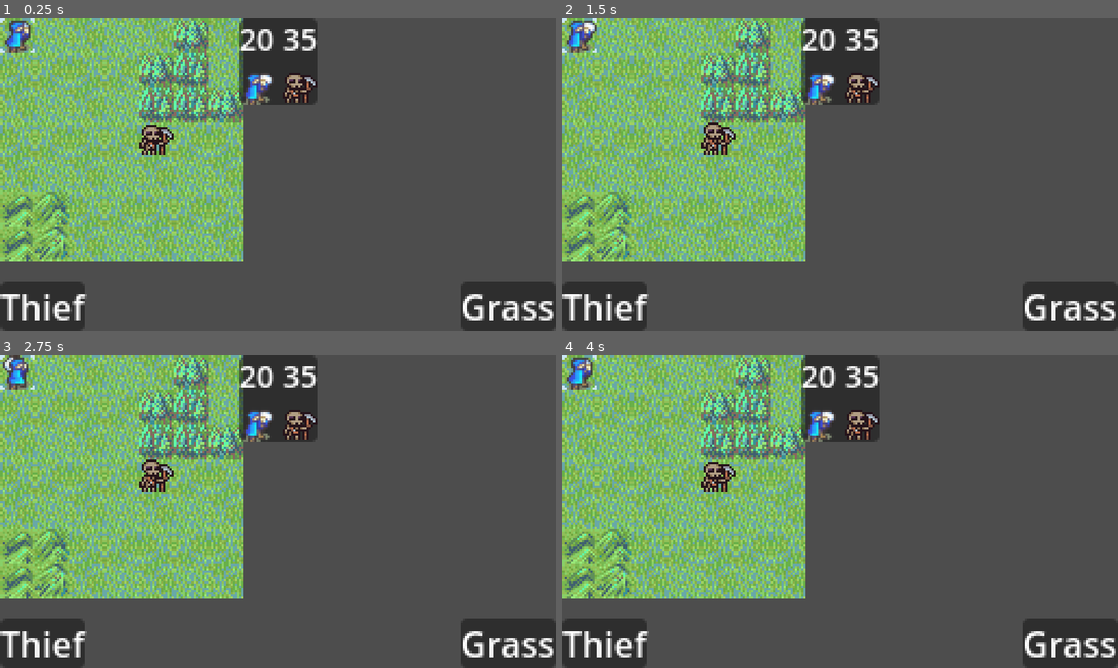
Above: before the commit, frames 1-4 (two rows, left to right).
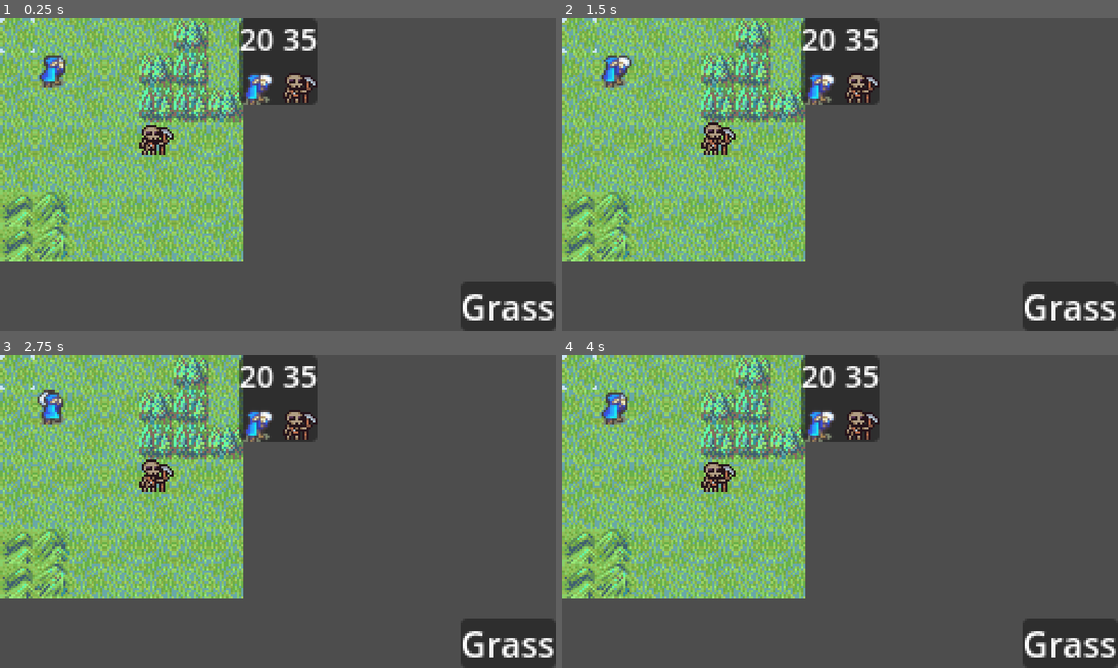
Above: after the commit, the same moments.

Repository: VannishCodes/TacProjV3
Game: Godot game, scene res://scenes/test_levels/game.tscn
Two runs of this game, one before a commit and one after it. Both use one fixed random seed, a clock stepped at 60 frames per second and the inputs below. The project has no main scene, so this scene is started directly.
Inputs:
- Up to frame 1 (0.25 s): no input
- Up to frame 2 (1.5 s): hold Up (up) from 0.53 s (still down)
- Up to frame 3 (2.75 s): keep holding Up (up)
- Up to frame 4 (4 s): keep holding Up (up)

The runs differ from the first frame. In frame 1, 3.1% of the frame differs, in the area x 0-16%, y 0-100%; in frame 2, 3.1%; in frame 3, 3.1%; in frame 4, 3.1%.

Commit message:
Added algorithm to calculate walkable tiles

Diff:
--- a/resources/character_stats/character_stats.gd
+++ b/resources/character_stats/character_stats.gd
@@ -5,6 +5,7 @@
 @export var name : StringName
 @export var sprite_frames : SpriteFrames
 @export var default_texture : Texture2D
+@export var playable : bool = false
 
 #Basic Stats
 #Variable below is temporary
--- a/resources/character_stats/playable_characters/test_thief.tres
+++ b/resources/character_stats/playable_characters/test_thief.tres
@@ -41,5 +41,7 @@
 name = &"Thief"
 sprite_frames = SubResource("SpriteFrames_qbf7i")
 default_texture = SubResource("AtlasTexture_mpmcr")
+playable = true
 wait_timer = 20
+movement_speed = 4
 metadata/_custom_type_script = "uid://b1retqvsjgl4i"
--- a/scenes/characters/character.gd
+++ b/scenes/characters/character.gd
@@ -13,3 +13,6 @@
 
 func play_turn() -> void:
 	pass
+
+func is_playable() -> bool:
+	return self.stats.playable
--- a/scenes/grid/grid.gd
+++ b/scenes/grid/grid.gd
@@ -4,7 +4,7 @@
 @onready var cursor : AnimatedSprite2D = $Cursor
 @onready var tile_handler : TileHandler
 var grid : AStarGrid2D
-var player_locations : Dictionary = {}
+var character_locations : Dictionary = {}
 
 signal on_cursor_moved
 
@@ -40,7 +40,7 @@
 	for character in get_active_characters():
 		var grid_location : Vector2i
 		grid_location = get_character_grid_location(character)
-		player_locations[character] = grid_location
+		character_locations[character] = grid_location
 		tile_handler.get_tile(grid_location).character = character
 
 func _unhandled_input(event: InputEvent) -> void:
@@ -95,3 +95,43 @@
 		return Vector2i(0, 0)
 
 	return tile_map.local_to_map(character.global_position)
+
+func _on_turn_handler_current_character_changed(character : Character) -> void:
+	if character.is_playable():
+		calculate_walkable_tiles(character)
+
+func calculate_walkable_tiles(character : Character) -> Array:
+	var walkable_tiles : Array = []
+	var origin : Vector2i = character_locations[character]
+	var new_position : Vector2i
+	var reach : int = character.stats.movement_speed + 1
+
+	for x in reach:
+		for y in reach:
+			if x + y <= reach:
+				for i in 4:
+					match i:
+						0:
+							new_position = origin + Vector2i(x, y)
+						1:
+							new_position = origin + Vector2i(-x, y)
+						2:
+							new_position = origin + Vector2i(x, -y)
+						3:
+							new_position = origin + Vector2i(-x, -y)
+					if !walkable_tiles.has(new_position):
+						if is_tile_reachable(origin, new_position, reach):
+							walkable_tiles.append(new_position)
+	return walkable_tiles
+
+func is_tile_reachable(origin : Vector2i, destination : Vector2i, reach : int) -> bool:
+	if !grid.is_in_boundsv(destination):
+		return false
+
+	if grid.is_point_solid(destination):
+		return false
+
+	if !grid.get_point_path(origin, destination, false).size() <= reach:
+		return false
+
+	return true
--- a/scenes/test_levels/game.gd
+++ b/scenes/test_levels/game.gd
@@ -6,3 +6,5 @@
 func _ready() -> void:
 	Input.mouse_mode = Input.MOUSE_MODE_CAPTURED
 	turn_handler.initialize(current_level.get_active_characters())
+	#delete
+	$Level/Grid.calculate_walkable_tiles($Level/Grid/Characters/Character)
--- a/scenes/test_levels/game.tscn
+++ b/scenes/test_levels/game.tscn
@@ -64,7 +64,7 @@
 [node name="Characters" type="Node" parent="Level/Grid"]
 
 [node name="Character" parent="Level/Grid/Characters" instance=ExtResource("5_ykiy5")]
-position = Vector2(8, 8)
+position = Vector2(24, 24)
 stats = ExtResource("7_4vc24")
 
 [node name="Character2" parent="Level/Grid/Characters" instance=ExtResource("5_ykiy5")]
@@ -131,4 +131,5 @@
 
 [connection signal="on_cursor_moved" from="Level/Grid" to="UI Handler/Tile Info UI" method="_on_grid_on_cursor_moved"]
 [connection signal="on_cursor_moved" from="Level/Grid" to="UI Handler/Character Info UI" method="_on_grid_on_cursor_moved"]
+[connection signal="current_character_changed" from="Turn Handler" to="Level/Grid" method="_on_turn_handler_current_character_changed"]
 [connection signal="turn_queue_changed" from="Turn Handler" to="UI Handler/Turn Info UI" method="_on_turn_handler_turn_queue_changed"]
--- a/scripts/handlers/turn_handler.gd
+++ b/scripts/handlers/turn_handler.gd
@@ -5,7 +5,9 @@
 var active_characters : Array[Character]
 
 var turn_queue : Array[CountablePair]
+
 signal turn_queue_changed
+signal current_character_changed
 
 func initialize(characters : Array[Character]) -> void:
 	active_characters = characters
@@ -26,6 +28,7 @@
 func manage_turn() -> void:
 	skip_time(turn_queue.front().first)
 	current_character = turn_queue.pop_front().second
+	current_character_changed.emit(current_character)
 	current_character.play_turn()
 
 func skip_time(time : int) -> void:
